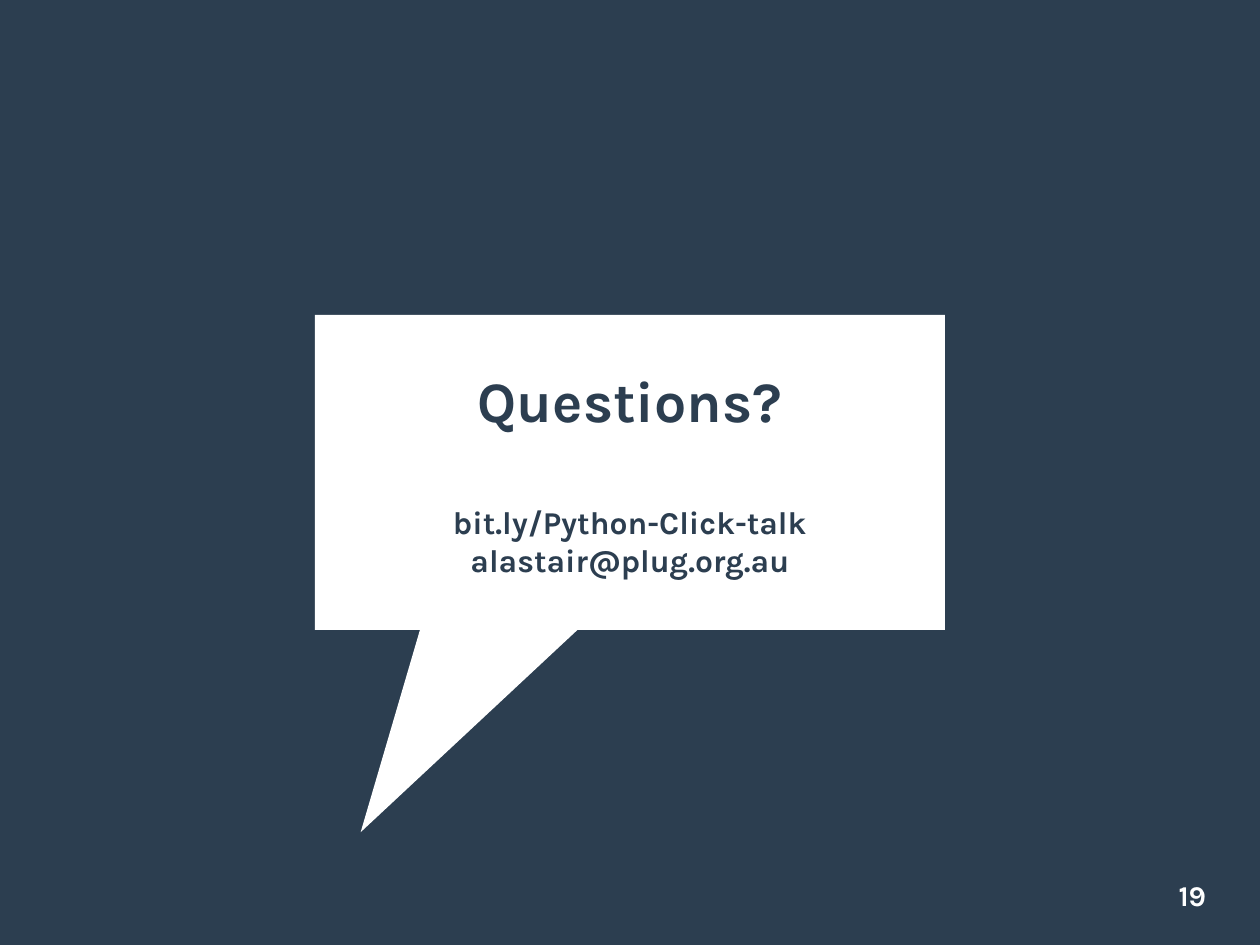
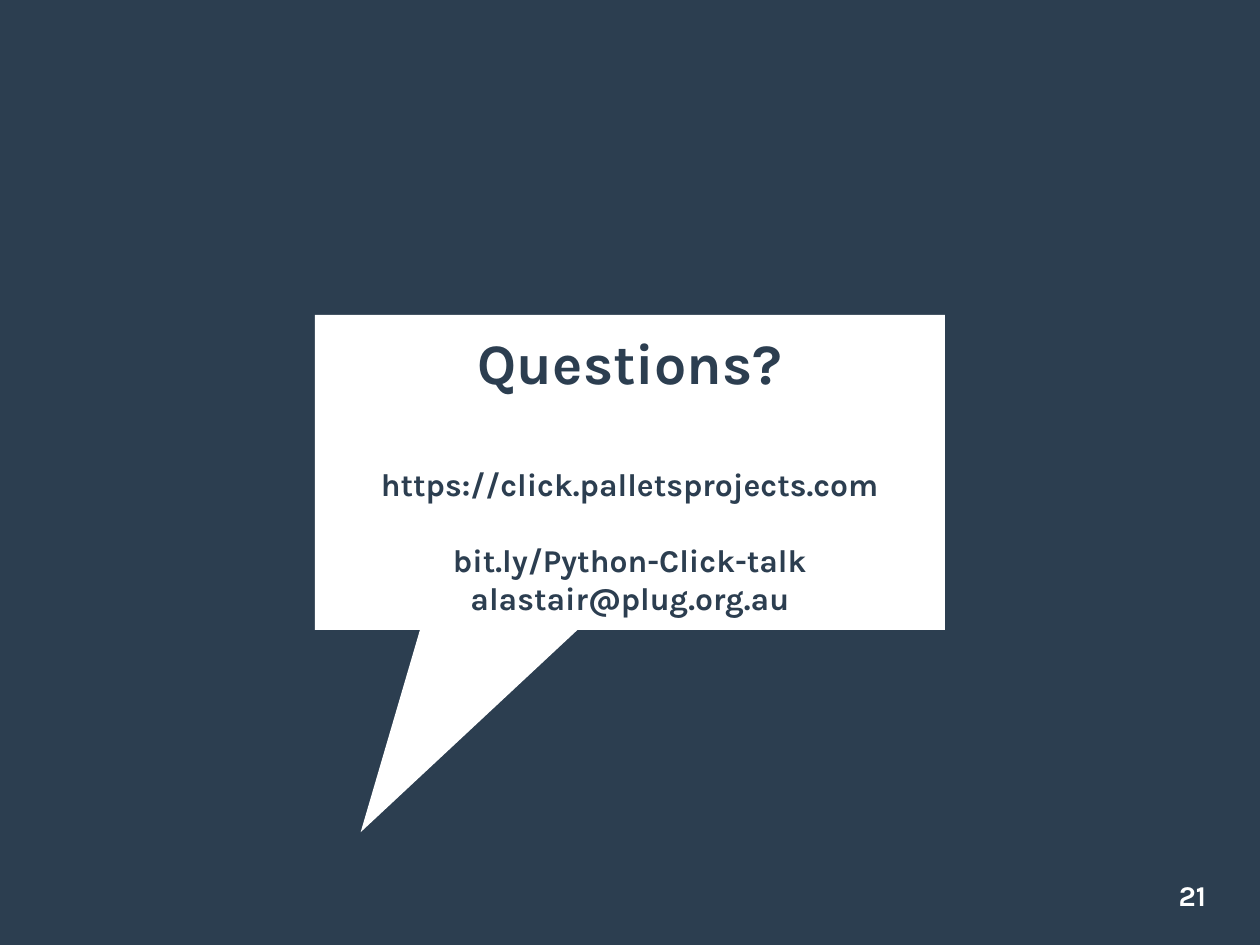
Before and after one commit to unixnut/Python-Click-talk, a slide deck: slide 21 of Python-Click-talk slides.odp (slide 19 before the commit). Drawn at 1260x945 pixels with LibreOffice and Linux fonts; fonts in the diff are those of the drawing. Boxes give left, top, right and bottom in pixels: in the first picture for what was removed or moved away, otherwise in the second. Text is boxed around its words. In the diff, an @@ line names an element or a change of style, - is before the commit and + after.

```diff
--- a/Python-Click-talk slides.odp
+++ b/Python-Click-talk slides.odp
@@ title at (381,343,878,618): text changed @@
-Questions?
-bit.ly/Python-Click-talk
-alastair@plug.org.au
+Questions?
+https://click.palletsprojects.com
+bit.ly/Python-Click-talk
+alastair@plug.org.au
@@ page number at (1179,887,1206,906): text changed @@
-19
+21
```
Also in this commit, not shown: 4 other slides changed, 4 slides added, 2 slides removed, 1 other file.
